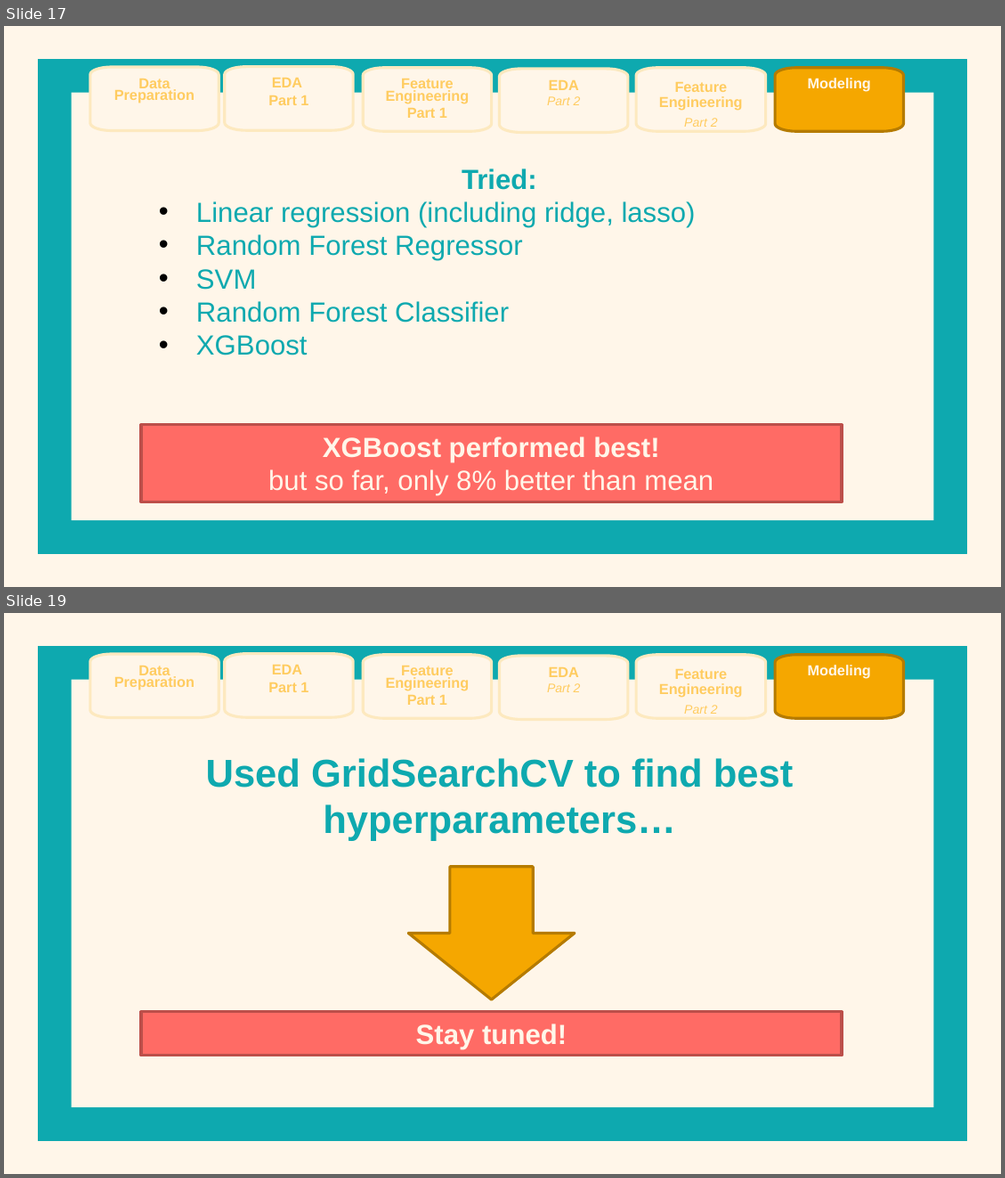
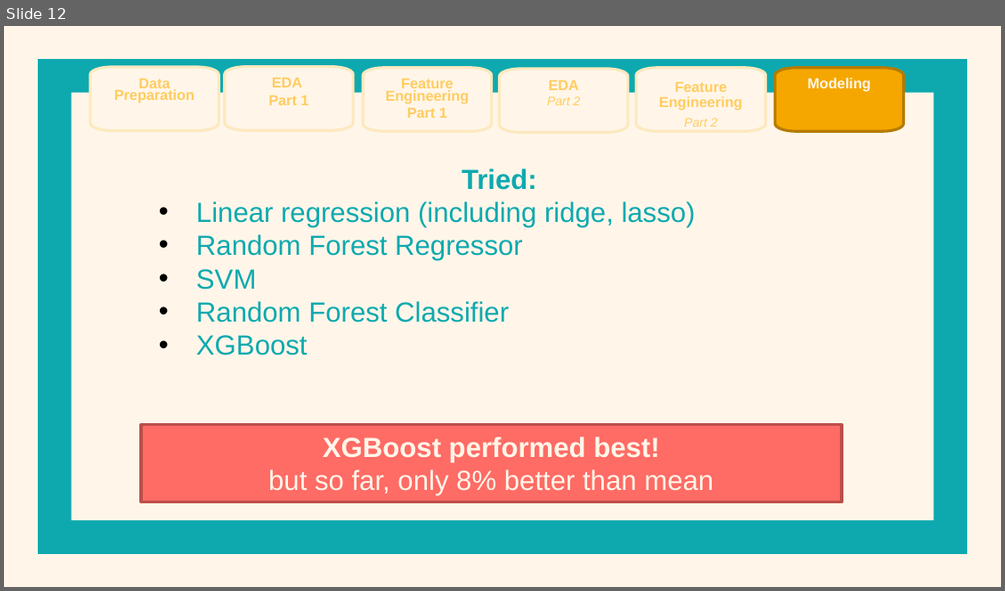
Before and after one commit to 538455/LHL_MidTermProject-Flight-Delay-Predictions, a slide deck: Supporting Documents/Presentation.pptx. Shown one above the other, each under a label of ours: slides 17 and 19 before the commit, slide 12 after it; the slides between them are not shown. The pictures are 1005x1178 and 1005x591 pixels, drawn with LibreOffice and Linux fonts; fonts in the diff are those of the drawing. Boxes give left, top, right and bottom in pixels: in the first picture for what was removed or moved away, otherwise in the second. Text is boxed around its words. In the diff, an @@ line names an element or a change of style, - is before the commit and + after.

```diff
--- a/Supporting Documents/Presentation.pptx
+++ b/Supporting Documents/Presentation.pptx
@@ slide 19 removed at bbox=[4, 613, 1001, 1174], background #FFF6E9; not listed: 2 template elements that a slide beside it also shows @@
@@ freeform shape removed at bbox=[89, 654, 218, 718] @@
-Data Preparation
@@ freeform shape removed at bbox=[225, 654, 353, 718] @@
-EDA
-Part 1
@@ freeform shape removed at bbox=[363, 655, 492, 719] @@
-Feature Engineering
-Part 1
@@ freeform shape removed at bbox=[500, 656, 628, 720] @@
-EDA
-Part 2
@@ freeform shape removed at bbox=[636, 655, 766, 719] @@
-Feature Engineering
-Part 2
@@ freeform shape removed at bbox=[775, 655, 903, 719] @@
-Modeling
@@ text removed at bbox=[206, 758, 793, 841] @@
-Used GridSearchCV to find best hyperparameters…
@@ down arrow removed at bbox=[409, 866, 575, 998] @@
@@ rectangle removed at bbox=[142, 1012, 842, 1055] @@
-Stay tuned!
@@ what was slide 17 is now slide 12 @@
```
Also in this commit, not shown: 2 slides changed, 5 other slides removed, 5 other files.
